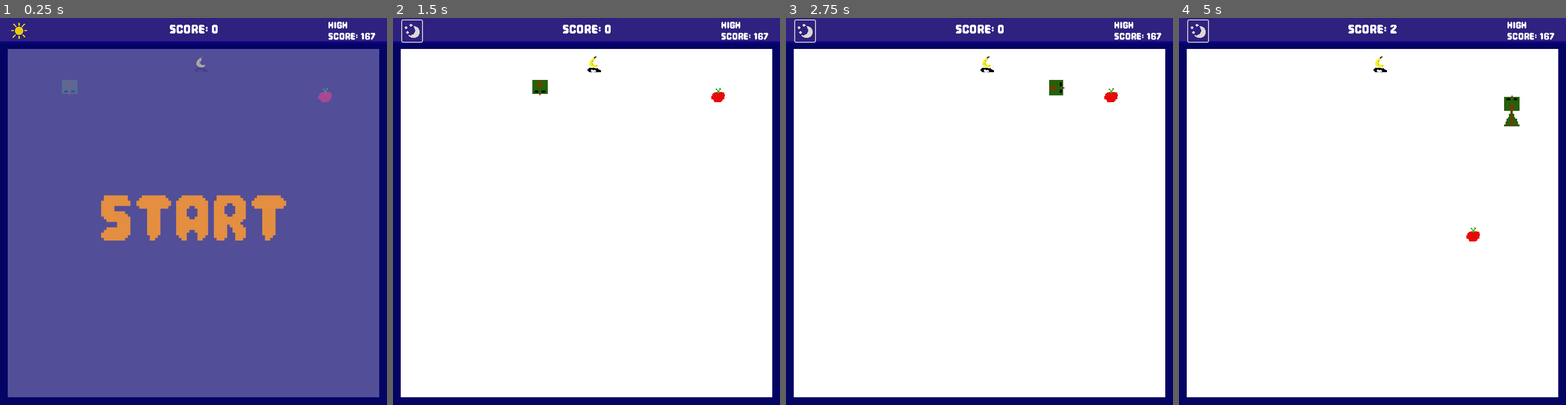
Above: before the commit, frames 1-4 (left to right).
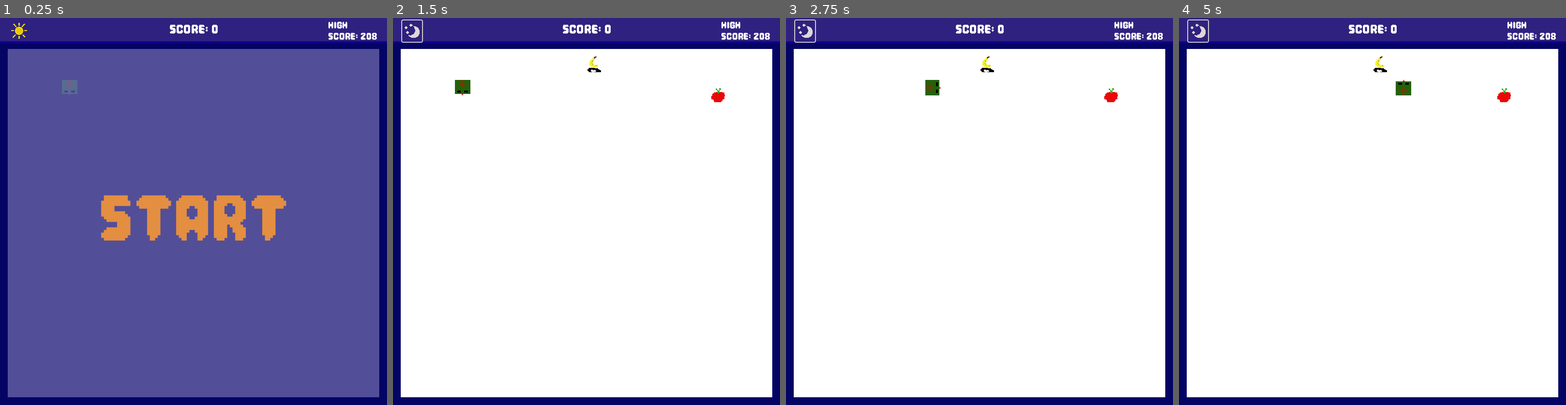
Above: after the commit, the same moments.

Repository: MVour-bz/snake_game
Game: Godot game, scene res://scenes/snake_game.tscn
Two runs of this game, one before a commit and one after it. Both use one fixed random seed, a clock stepped at 60 frames per second and the inputs below.
Inputs (mouse positions are in pixels of both pictures, inside the frame that each line leads up to):
- Up to frame 1 (0.25 s): no input
- Up to frame 2 (1.5 s): click "START" at 0.5 s; click (412, 29) at 1.25 s
- Up to frame 3 (2.75 s): hold Right (ui_right) from 2.03 s (still down)
- Up to frame 4 (5 s): release Right (ui_right) at 2.78 s; hold Down (ui_down) 2.78-3.53 s; hold Right (ui_right) 3.53-4.28 s; hold Up (ui_up) from 4.28 s (still down)

The runs differ from the first frame. In frame 1, 0.2% of the frame differs, in the area x 50-98%, y 3-22%; in frame 2, 0.3%; in frame 3, 0.3%; in frame 4, 0.7%, in the area x 43-98%, y 1-58%.

Commit message:
move buffer

Diff:
--- a/data/game_data.json
+++ b/data/game_data.json
@@ -1 +1 @@
-{"high_score":{"name":"anwmaliaras","score":167},"top_10":[{"name":"anwmaliaras","score":167},{"name":"pavlidis","score":153},{"name":"vour","score":129},{"name":"pavlidis","score":119},{"name":"mike","score":118},{"name":"pavlidis","score":117},{"name":"mike","score":115},{"name":"vour","score":113},{"name":"mike","score":102},{"name":"mike","score":98}]}
+{"high_score":{"name":"se gamhsa pali","score":208},"top_10":[{"name":"se gamhsa pali","score":208},{"name":"pavlidis","score":171},{"name":"anwmaliaras","score":167},{"name":"mike <3","score":156},{"name":"mike <3","score":154},{"name":"pavlidis","score":153},{"name":"vour","score":147},{"name":"mike <3","score":146},{"name":"pavlidis","score":146},{"name":"pavlidis","score":143}]}
--- a/scripts/snake.gd
+++ b/scripts/snake.gd
@@ -16,6 +16,7 @@
 var start_pos = Vector2(9*16, 9*16)
 var move_direction : Vector2
 var move_direction_string : String
+var next_move_direction : Vector2
 var can_move : bool
 var time_between_moves : float = 10000.0
 var time_since_last_move : float = 0
@@ -28,7 +29,7 @@
 @onready var hud: Hud = $Hud as Hud
 @onready var bg_panel: Panel = $TileMapLayer/BGPanel
 @onready var start_panel: Panel = $StartPanel
-
+@onready var move_buffer : Array = []
 
 
 # Called when the node enters the scene tree for the first time.
@@ -42,10 +43,7 @@
 	hud.reset_all()
 	SignalBus.change_theme.connect(_on_theme_change)
 	update_bg_color()
-	new_game()
-
-
-#func test():
+	#new_game()
 
 
 
@@ -90,7 +88,7 @@
 	speed = 1000.0
 
 	## start game
-	#game_active = true
+	game_active = true
 
 func create_head():
 	head = spawner.spawn_head(start_pos)
@@ -99,35 +97,57 @@
 	return head
 
 
+
+
 # Called every frame. 'delta' is the elapsed time since the previous frame.
 func _process(delta: float) -> void:
-
-	if Input.is_action_pressed("ui_up") && move_direction != Vector2.DOWN:
-		move_direction = Vector2.UP
+	#print("buffer: ", move_buffer)
+	var next_move = move_buffer.pop_front()
+	#move_buffer.clear()
+
+	if next_move == "up" && move_direction != Vector2.DOWN:
+		next_move_direction = Vector2.UP
 		move_direction_string = "up"
 
-	if Input.is_action_pressed("ui_down") && move_direction != Vector2.UP:
-		move_direction = Vector2.DOWN
+	if next_move == "down" && move_direction != Vector2.UP:
+		next_move_direction = Vector2.DOWN
 		move_direction_string = "down"
 
-	if Input.is_action_pressed("ui_right") && move_direction != Vector2.LEFT:
-		move_direction = Vector2.RIGHT
+	if next_move == "right" && move_direction != Vector2.LEFT:
+		next_move_direction = Vector2.RIGHT
 		move_direction_string = "right"
 
-	if Input.is_action_pressed("ui_left") && move_direction != Vector2.RIGHT:
-		move_direction = Vector2.LEFT
+	if next_move == "left" && move_direction != Vector2.RIGHT:
+		next_move_direction = Vector2.LEFT
 		move_direction_string = "left"
 
-	pass
-
-
-func _physics_process(delta: float) -> void:
 	if not game_active:
 		return
 	time_since_last_move += delta + speed
 	if time_since_last_move >= time_between_moves:
 		update_snake()
 		time_since_last_move = 0
+	pass
+
+
+func _physics_process(delta: float) -> void:
+	pass
+
+
+#func test():
+func _input(event: InputEvent) -> void:
+	if event.is_action_pressed("ui_up"):
+		#print("mphke")
+		move_buffer.append("up")
+	elif event.is_action_pressed("ui_down"):
+		move_buffer.append("down")
+	elif event.is_action_pressed("ui_right"):
+		move_buffer.append("right")
+	elif event.is_action_pressed("ui_left"):
+		move_buffer.append("left")
+
+
+
 
 
 func speed_up():
@@ -135,9 +155,10 @@
 
 func update_snake():
 
-	var new_pos:Vector2 = head.position + move_direction * Global.TILE_SIZE
+	var new_pos:Vector2 = head.position + next_move_direction * Global.TILE_SIZE
 	new_pos = bounds.wrap_vector(new_pos)
 	head.move_to(new_pos)
+	move_direction = next_move_direction
 	head.update_head(move_direction_string)
 
 	for i in range(1, snake.size(), 1):
@@ -189,5 +210,5 @@
 
 func _on_label_pressed() -> void:
 	start_panel.hide()
-	#new_game()
-	game_active = true
+	new_game()
+	#game_active = true
